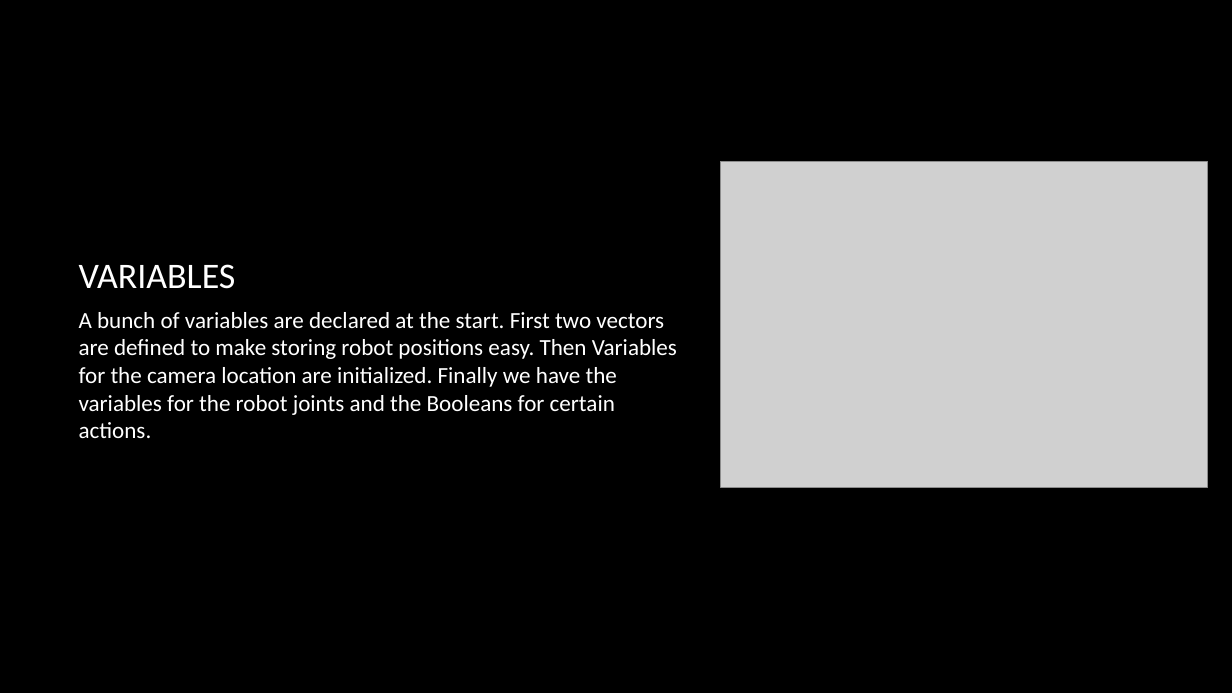
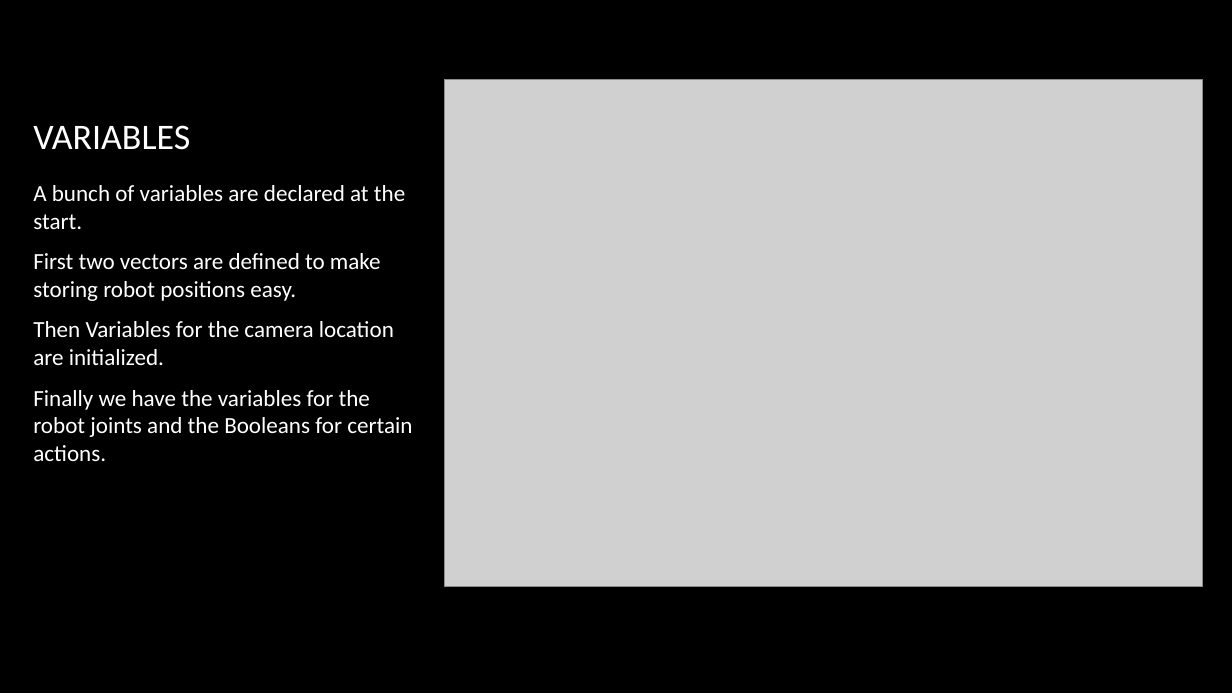
Before and after one commit to Quigmodacon/GraphicsFeverDream, a slide deck: slide 2 of JonathanHansen-Assignment2.pptx. Drawn at 1232x693 pixels with LibreOffice and Linux fonts; fonts in the diff are those of the drawing; grey boxes stand for pictures; background and template pictures are left out. Boxes give left, top, right and bottom in pixels: in the first picture for what was removed or moved away, otherwise in the second. Text is boxed around its words. In the diff, an @@ line names an element or a change of style, - is before the commit and + after.

```diff
--- a/JonathanHansen-Assignment2.pptx
+++ b/JonathanHansen-Assignment2.pptx
@@ title "VARIABLES" moved from (x1=79, y1=264, x2=236, y2=289) to (x1=33, y1=125, x2=190, y2=150) @@
@@ picture resized from (x1=721, y1=162, x2=1208, y2=487) to (x1=445, y1=79, x2=1202, y2=586) @@
@@ text at (x1=33, y1=185, x2=412, y2=461): text changed @@
-A bunch of variables are declared at the start. First two vectors are defined to make storing robot positions easy. Then Variables for the camera location are initialized. Finally we have the variables for the robot joints and the Booleans for certain actions.
+A bunch of variables are declared at the start.
+First two vectors are defined to make storing robot positions easy.
+Then Variables for the camera location are initialized.
+Finally we have the variables for the robot joints and the Booleans for certain actions.
```
Also in this commit, not shown: 8 other slides changed, 1 slide added.
